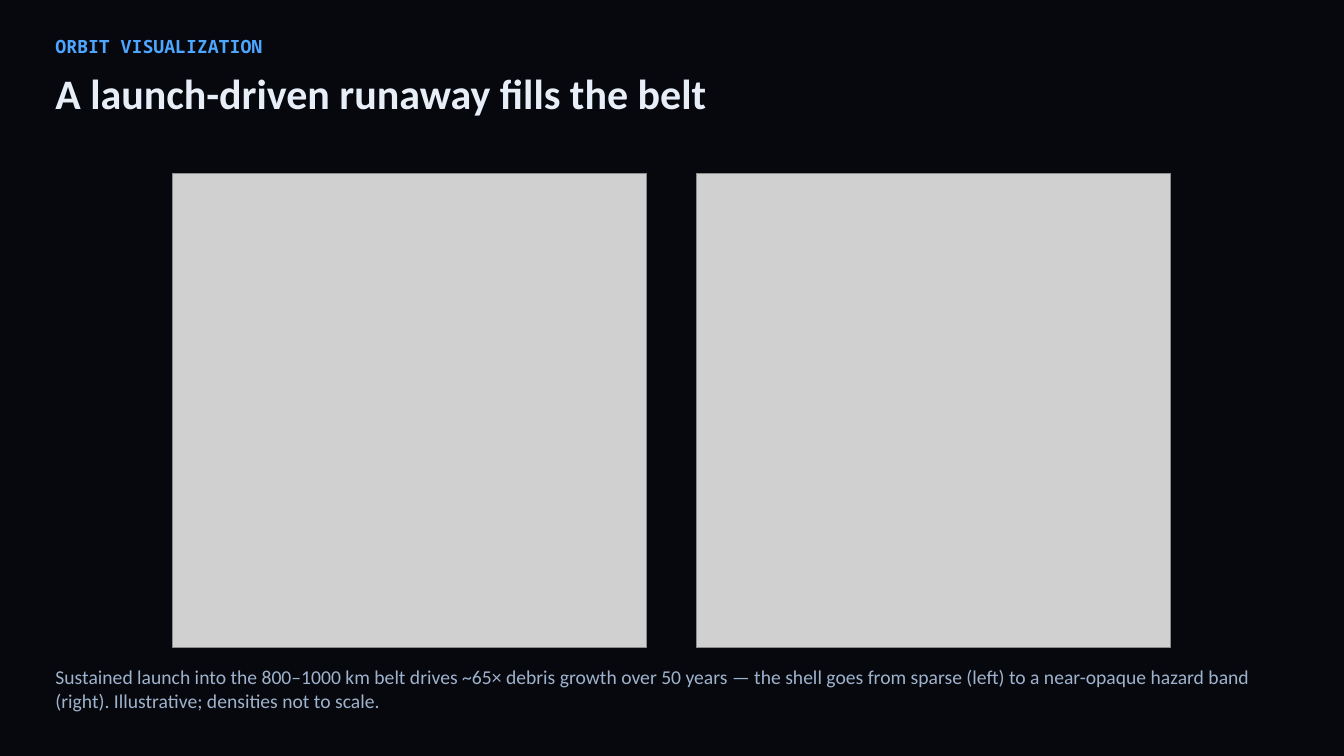
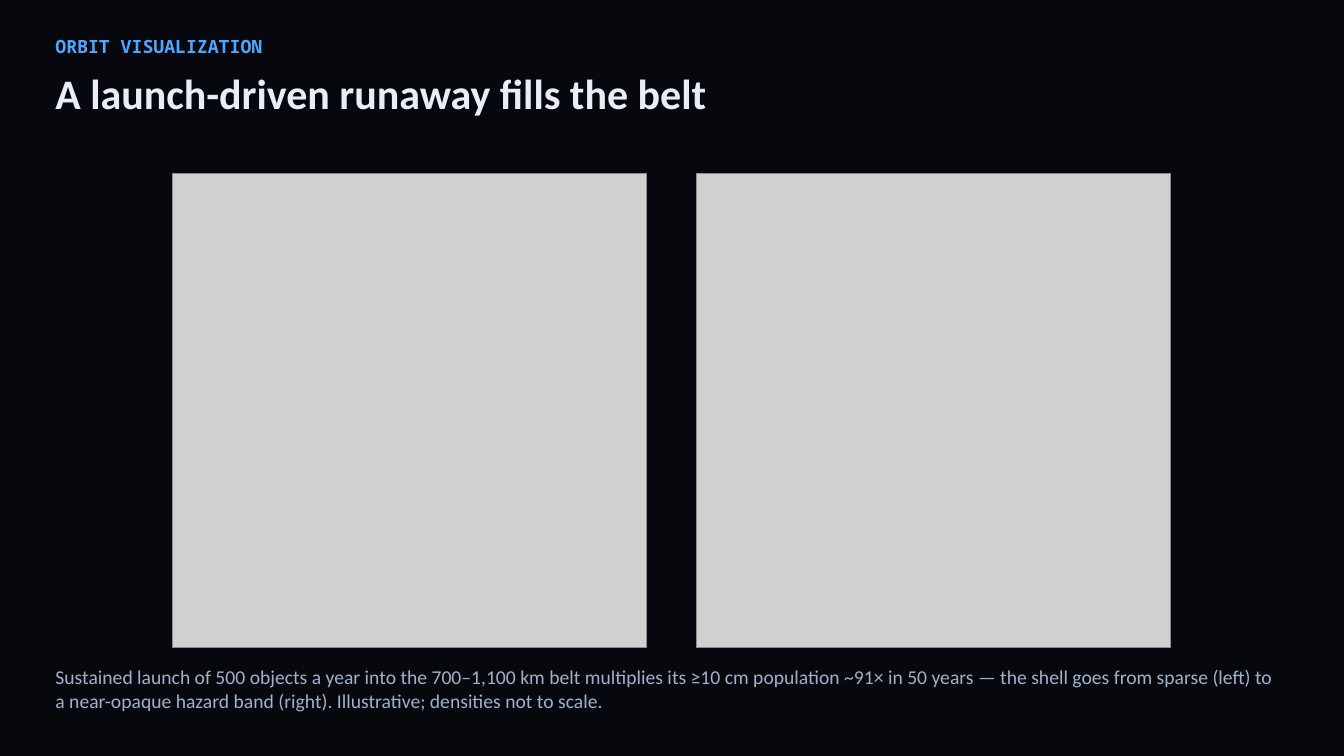
Before and after one commit to TimKadyrov/DebrisCascade, a slide deck: slide 18 of Barrel of Nails — Kessler Study.pptx. Drawn at 1344x756 pixels with LibreOffice and Linux fonts; fonts in the diff are those of the drawing; grey boxes stand for pictures. Boxes give left, top, right and bottom in pixels: in the first picture for what was removed or moved away, otherwise in the second. Text is boxed around its words. In the diff, an @@ line names an element or a change of style, - is before the commit and + after.

```diff
--- a/Barrel of Nails — Kessler Study.pptx
+++ b/Barrel of Nails — Kessler Study.pptx
@@ text at (x1=55, y1=670, x2=1272, y2=712): text changed @@
-Sustained launch into the 800–1000 km belt drives ~65× debris growth over 50 years — the shell goes from sparse (left) to a near-opaque hazard band (right). Illustrative; densities not to scale.
+Sustained launch of 500 objects a year into the 700–1,100 km belt multiplies its ≥10 cm population ~91× in 50 years — the shell goes from sparse (left) to a near-opaque hazard band (right). Illustrative; densities not to scale.
```
Also in this commit, not shown: 13 other slides changed, 11 other files.
